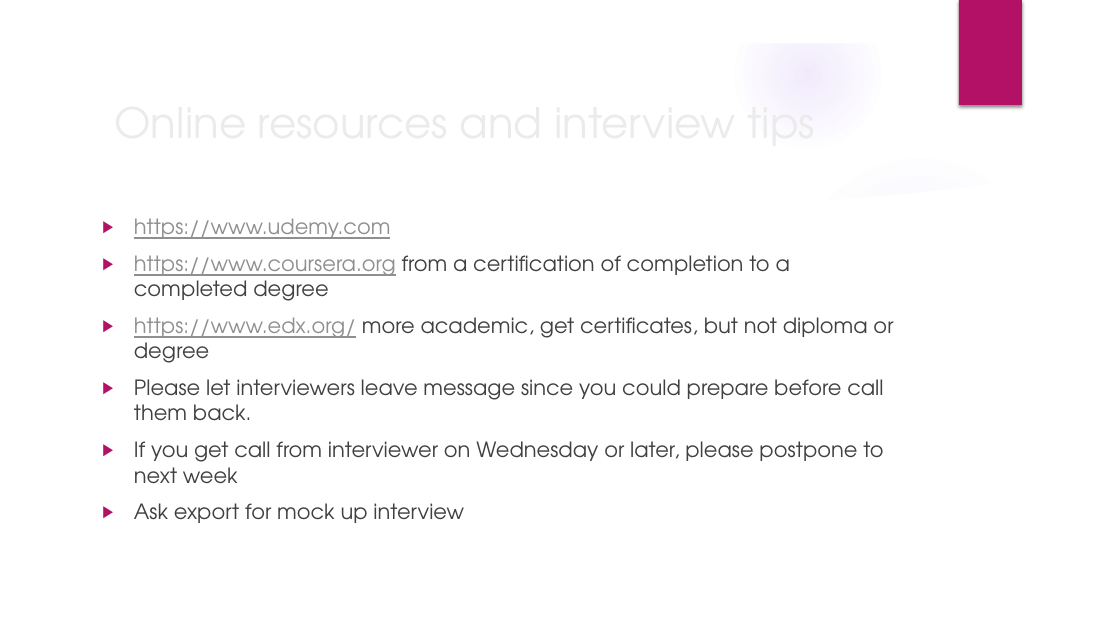
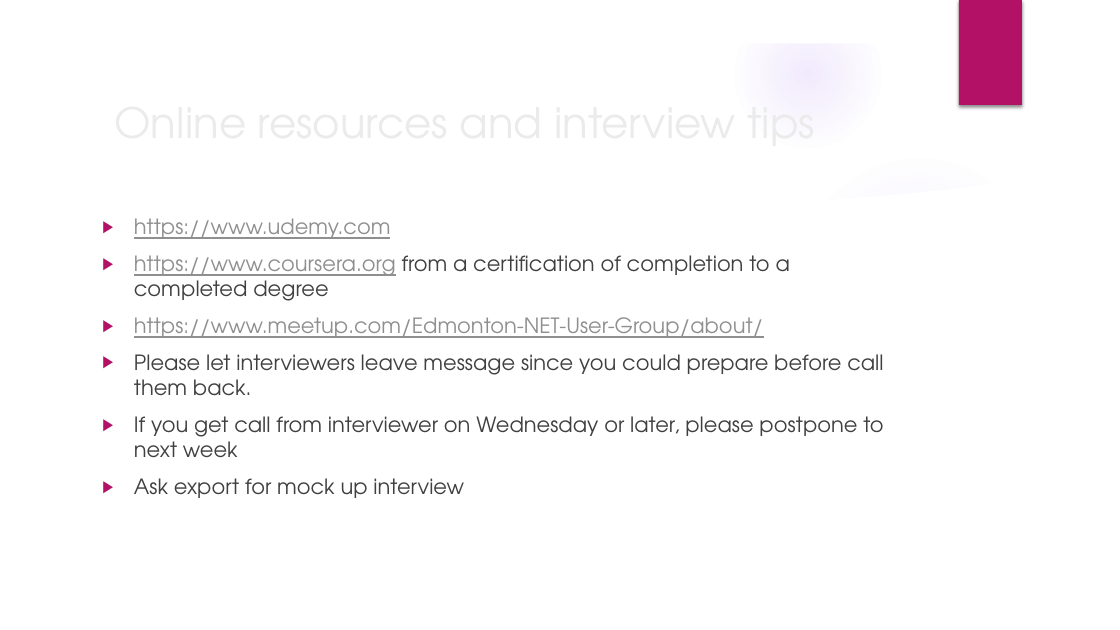
Before and after one commit to Predator-Z/DataDrivenJobHunting, a slide deck: slide 6 of DataDrivenJobHunting.pptx. Drawn at 1120x630 pixels with LibreOffice and Linux fonts; fonts in the diff are those of the drawing; background and template pictures are left out. Boxes give left, top, right and bottom in pixels: in the first picture for what was removed or moved away, otherwise in the second. Text is boxed around its words. In the diff, an @@ line names an element or a change of style, - is before the commit and + after.

```diff
--- a/DataDrivenJobHunting.pptx
+++ b/DataDrivenJobHunting.pptx
@@ text at bbox=[134, 317, 764, 338]: text changed; text colour #404040 to #8F8F8F @@
-▶ https://www.edx.org/ more academic, get certificates, but not diploma or degree
+▶ https://www.meetup.com/Edmonton-NET-User-Group/about/
```
Also in this commit, not shown: 1 other slide changed.
